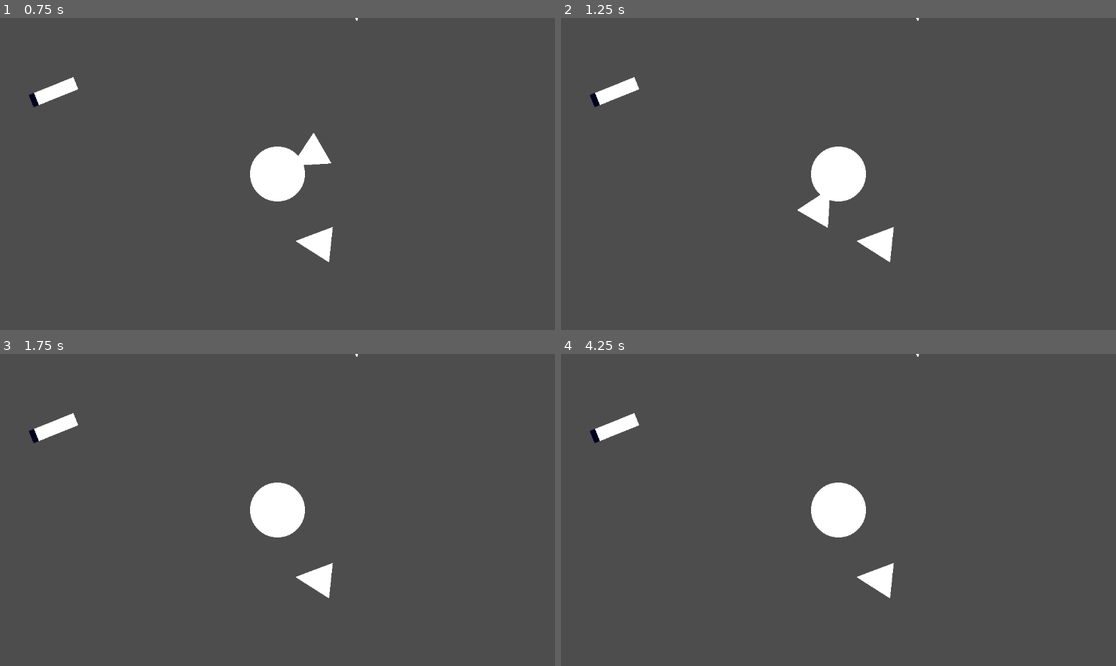
Above: before the commit, frames 1-4 (two rows, left to right).
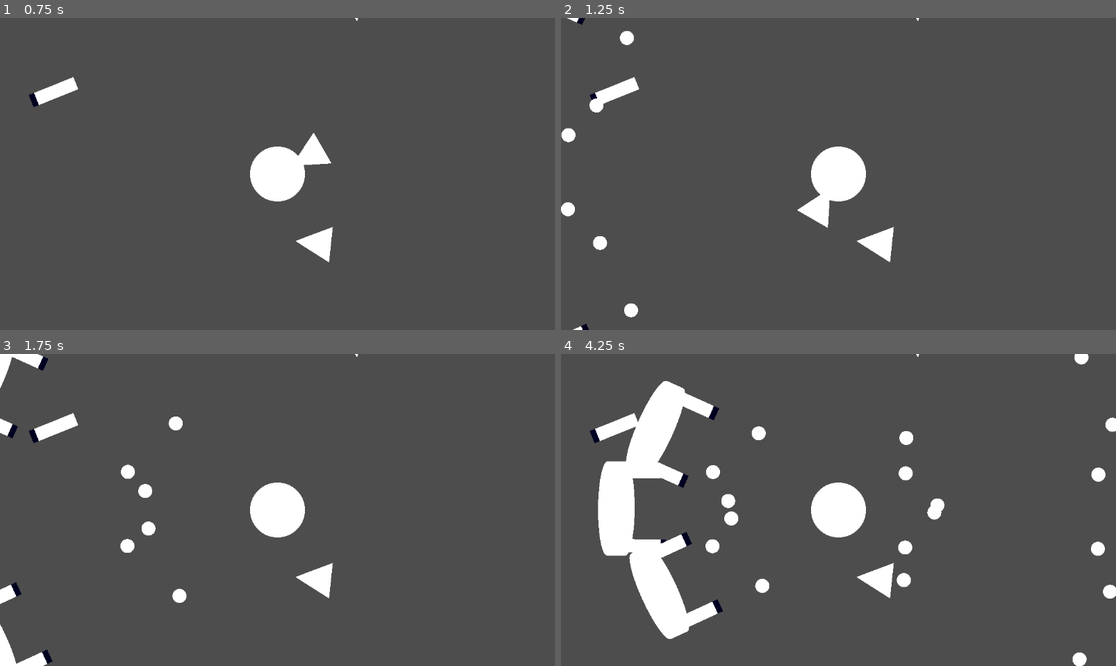
Above: after the commit, the same moments.

Repository: Leeway001Write/melonJam6
Game: Godot game, scene res://Levels/world.tscn
Same seed, same stepped clock (60 frames per second), same inputs: the game is played once before the commit and once after it.
Inputs:
- Up to frame 1 (0.75 s): tap Enter at 0.5 s; hold D (right) from 0.53 s (still down); tap X (DestroyTest) at 0.6 s
- Up to frame 2 (1.25 s): keep holding D (right)
- Up to frame 3 (1.75 s): release D (right) at 1.28 s; hold A (left) from 1.28 s (still down); tap X (DestroyTest) at 1.35 s
- Up to frame 4 (4.25 s): release A (left) at 2.03 s; hold D (right) 2.03-2.78 s; tap X (DestroyTest) at 2.1, 2.85, 3.6 s; hold W (forward) 2.78-3.53 s; hold A (left) from 3.53 s (still down)

Frame 1 is identical in both runs. In frame 2, 0.6% of the frame differs, in the area x 0-14%, y 0-100%; in frame 3, 1.6%; in frame 4, 8.4%, in the area x 6-100%, y 0-100%.

Commit message:
Added code for basic enemy that follows player

Diff:
--- a/escape-from-greenland/Levels/world.tscn
+++ b/escape-from-greenland/Levels/world.tscn
@@ -1,8 +1,9 @@
-[gd_scene load_steps=4 format=3 uid="uid://yueyhrgmxpo4"]
+[gd_scene load_steps=5 format=3 uid="uid://yueyhrgmxpo4"]
 
 [ext_resource type="PackedScene" uid="uid://gjus2b6qt6k1" path="res://Prefabs/ship.tscn" id="1_kycxd"]
 [ext_resource type="PackedScene" uid="uid://6t48r1sfmkgl" path="res://Prefabs/booster.tscn" id="2_kycxd"]
 [ext_resource type="PackedScene" uid="uid://ccrjlto8qhso5" path="res://Prefabs/gun.tscn" id="3_pa6j6"]
+[ext_resource type="PackedScene" uid="uid://boaxflxn4ts0a" path="res://Prefabs/enemy.tscn" id="4_4dvsh"]
 
 [node name="World" type="Node2D"]
 
@@ -24,3 +25,12 @@
 [node name="Gun" parent="." instance=ExtResource("3_pa6j6")]
 position = Vector2(106, -89)
 rotation = 1.18919
+
+[node name="Enemy" parent="." instance=ExtResource("4_4dvsh")]
+position = Vector2(-315, 75)
+
+[node name="Enemy2" parent="." instance=ExtResource("4_4dvsh")]
+position = Vector2(-196, -265)
+
+[node name="Enemy3" parent="." instance=ExtResource("4_4dvsh")]
+position = Vector2(-187, 430)
--- /dev/null
+++ b/escape-from-greenland/Prefabs/enemy.tscn
@@ -0,0 +1,37 @@
+[gd_scene load_steps=5 format=3 uid="uid://boaxflxn4ts0a"]
+
+[ext_resource type="PackedScene" uid="uid://ccrjlto8qhso5" path="res://Prefabs/gun.tscn" id="1_leowk"]
+[ext_resource type="Script" uid="uid://dp8a02ntaxxoq" path="res://Scripts/enemy.gd" id="1_lgw76"]
+
+[sub_resource type="CapsuleMesh" id="CapsuleMesh_govpq"]
+
+[sub_resource type="CapsuleShape2D" id="CapsuleShape2D_leowk"]
+radius = 0.484694
+height = 1.89474
+
+[node name="Enemy" type="CharacterBody2D"]
+script = ExtResource("1_lgw76")
+
+[node name="MeshInstance2D" type="MeshInstance2D" parent="."]
+position = Vector2(0, 1.055e-05)
+rotation = 1.5708
+scale = Vector2(196, 38)
+mesh = SubResource("CapsuleMesh_govpq")
+
+[node name="Area2D" type="Area2D" parent="."]
+position = Vector2(0, 1.055e-05)
+rotation = 1.5708
+scale = Vector2(196, 38)
+
+[node name="CollisionShape2D" type="CollisionShape2D" parent="Area2D"]
+shape = SubResource("CapsuleShape2D_leowk")
+
+[node name="Gun" parent="." instance=ExtResource("1_leowk")]
+position = Vector2(54, -77)
+rotation = -1.5708
+scale = Vector2(1, 1)
+
+[node name="Gun2" parent="." instance=ExtResource("1_leowk")]
+position = Vector2(54, 77)
+rotation = -1.5708
+scale = Vector2(1, 1)
--- a/escape-from-greenland/Prefabs/ship.tscn
+++ b/escape-from-greenland/Prefabs/ship.tscn
@@ -10,7 +10,7 @@
 [sub_resource type="CircleShape2D" id="CircleShape2D_88h6h"]
 radius = 57.8129
 
-[node name="Ship" type="CharacterBody2D"]
+[node name="Ship" type="CharacterBody2D" groups=["Player"]]
 script = ExtResource("1_ba1si")
 turn_speed = 5.0
 
--- /dev/null
+++ b/escape-from-greenland/Scripts/enemy.gd
@@ -0,0 +1,17 @@
+extends CharacterBody2D
+
+var dir = Vector2.ZERO
+@onready var player:CharacterBody2D = get_tree().get_first_node_in_group("Player")
+@export var speed:int = 100
+@export var turn_speed:float = 12
+
+func _physics_process(delta: float) -> void:
+
+	# Calculate a direction vector
+	dir = Vector2(player.global_position - global_position).normalized()
+
+	# Calculate velocity and rotate towards player
+	velocity = dir * speed
+	look_at(player.global_position)
+
+	move_and_slide()
--- a/escape-from-greenland/project.godot
+++ b/escape-from-greenland/project.godot
@@ -20,6 +20,7 @@
 Booster=""
 Component=""
 Gun=""
+Player=""
 
 [input]
 
Not shown, added: escape-from-greenland/Scripts/enemy.gd.uid
